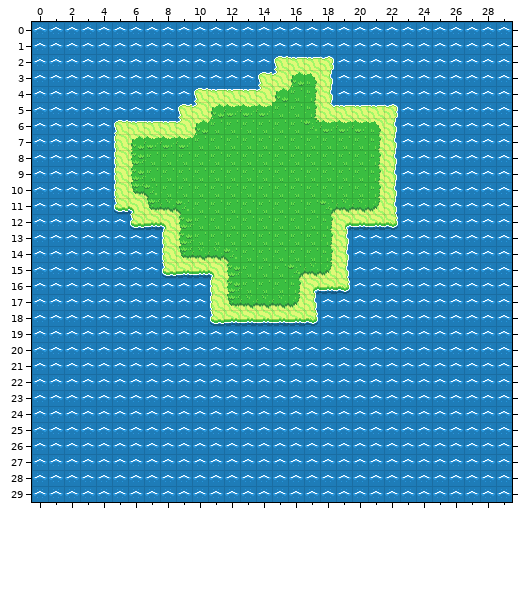
Two states of a Tiled map, map.tmx. The first picture shows the starting point.
Cells are 16x16 px. Shown: x 0..29, y 0..29.
And afterwards:
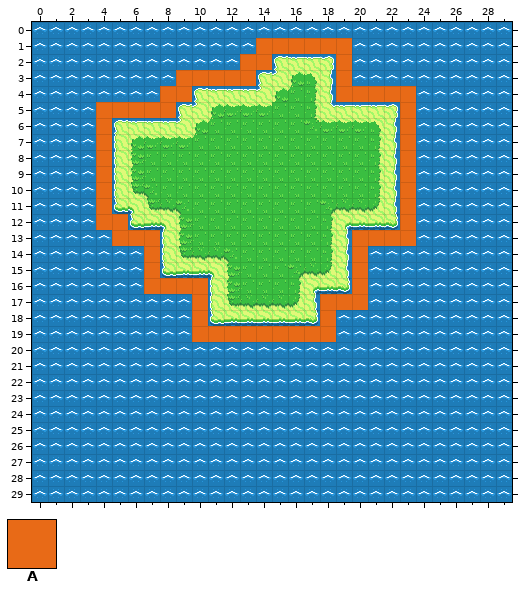
Key: from "shape": A 7.
_ is an empty cell, . an unchanged one.
Tiles of an added or newly shown layer are drawn over the layers below it.
Difference:
--- layer "collidable" (added)
@@ x 4..23 @@
- 1 ..........______....
- 2 .........__...._....
- 3 ....._____....._....
- 4 ....__........._____
- 5 _____.............._
- 6 _.................._
- 7 _.................._
- 8 _.................._
- 9 _.................._
-10 _.................._
-11 _.................._
-12 __................._
-13 .___............____
-14 ..._............_...
-15 ..._............_...
-16 ...____........._...
-17 ......_.......___...
-18 ......_......._.....
-19 ......_________.....
+ 1 ..........AAAAAA....
+ 2 .........AA....A....
+ 3 .....AAAAA.....A....
+ 4 ....AA.........AAAAA
+ 5 AAAAA..............A
+ 6 A..................A
+ 7 A..................A
+ 8 A..................A
+ 9 A..................A
+10 A..................A
+11 A..................A
+12 AA.................A
+13 .AAA............AAAA
+14 ...A............A...
+15 ...A............A...
+16 ...AAAA.........A...
+17 ......A.......AAA...
+18 ......A.......A.....
+19 ......AAAAAAAAA.....
